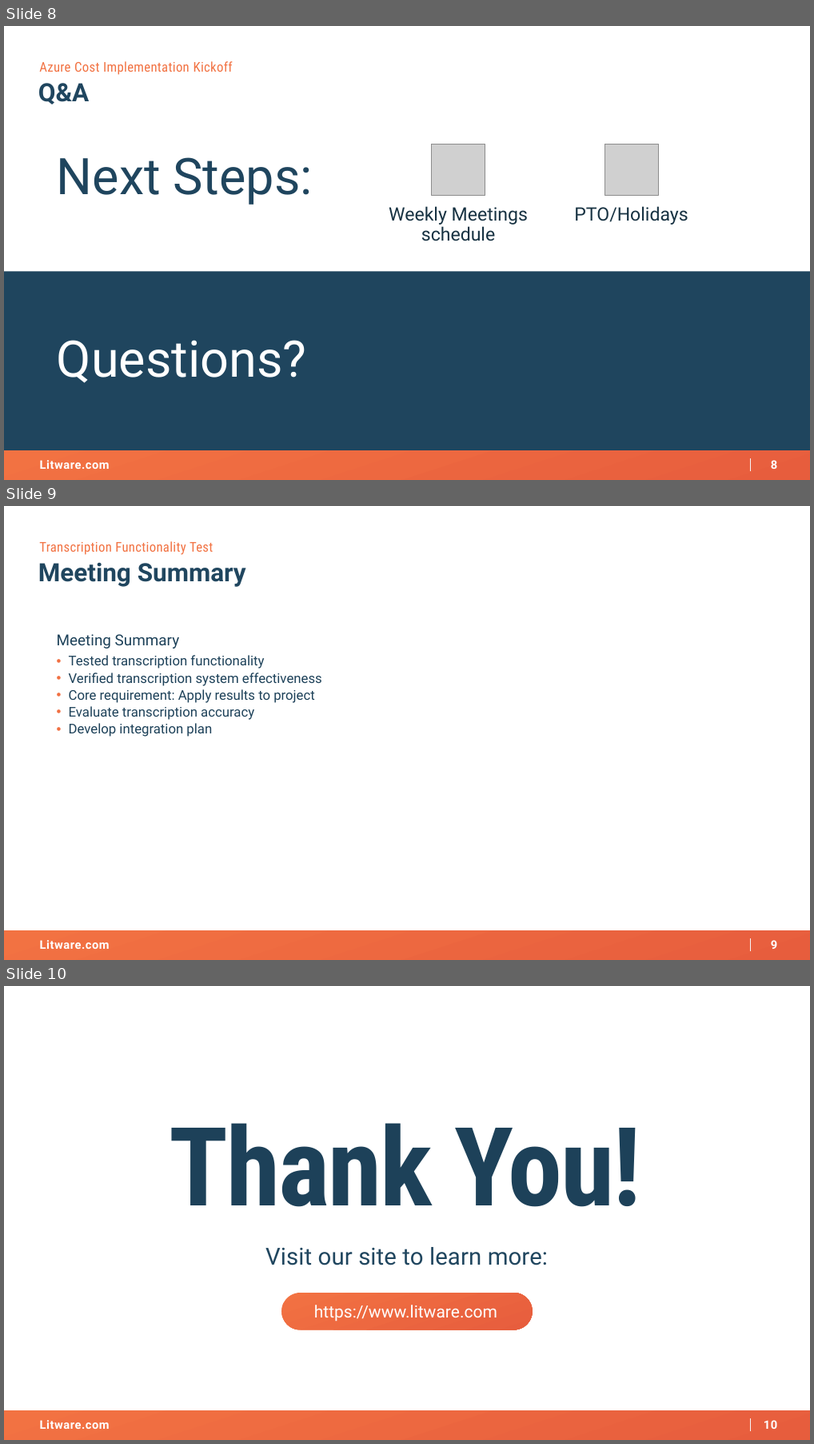
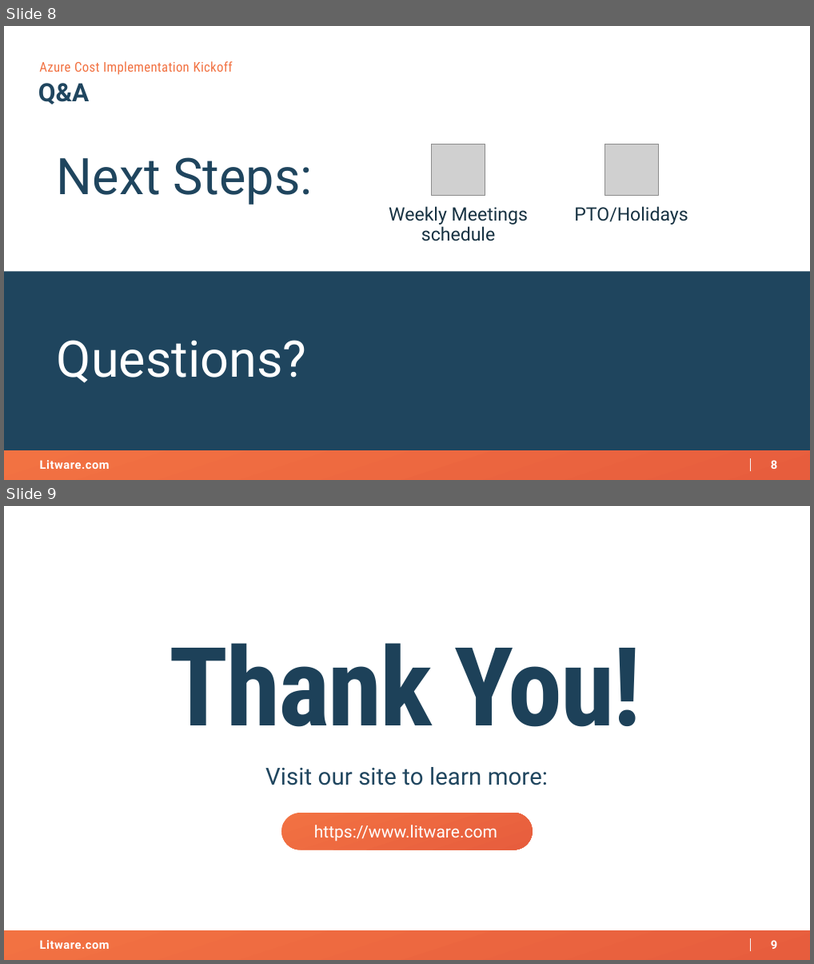
Before and after one commit to AKercha1/justtemporary, a slide deck: someproject11/artifacts/kickoff-deck.pptx. Shown one above the other, each under a label of ours: slides 8, 9 and 10 before the commit, slides 8 and 9 after it. The pictures are 814x1444 and 814x964 pixels, drawn with LibreOffice and Linux fonts; fonts in the diff are those of the drawing; grey boxes stand for pictures; background and template pictures are left out. Boxes give left, top, right and bottom in pixels: in the first picture for what was removed or moved away, otherwise in the second. Text is boxed around its words. In the diff, an @@ line names an element or a change of style, - is before the commit and + after.

Commit message:
[someproject11] Update artifacts/kickoff-deck.pptx

```diff
--- a/someproject11/artifacts/kickoff-deck.pptx
+++ b/someproject11/artifacts/kickoff-deck.pptx
@@ slide 9 removed at bbox=[4, 506, 810, 960], background #FFFFFF; not listed: 4 template elements that a slide beside it also shows @@
@@ text removed at bbox=[39, 541, 213, 555] @@
-Transcription Functionality Test
@@ text removed at bbox=[38, 562, 246, 587] @@
-Meeting Summary
@@ text removed at bbox=[57, 634, 322, 736] @@
-Meeting Summary
-• Tested transcription functionality
-• Verified transcription system effectiveness
-• Core requirement: Apply results to project
-• Evaluate transcription accuracy
-• Develop integration plan
@@ what was slide 10 is now slide 9 @@
@@ page number at bbox=[771, 940, 778, 948]: text changed @@
-10
+9
```
